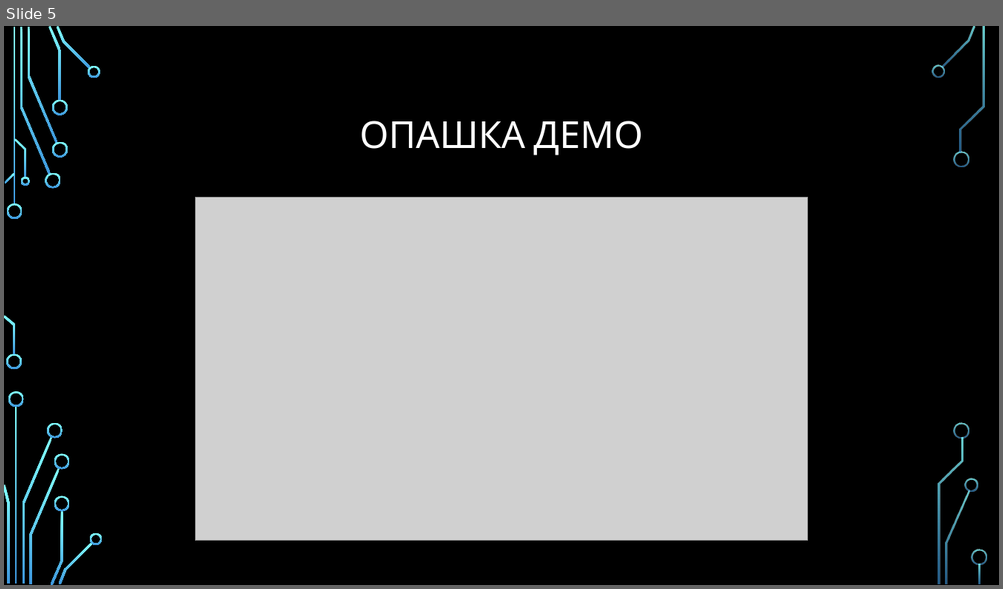
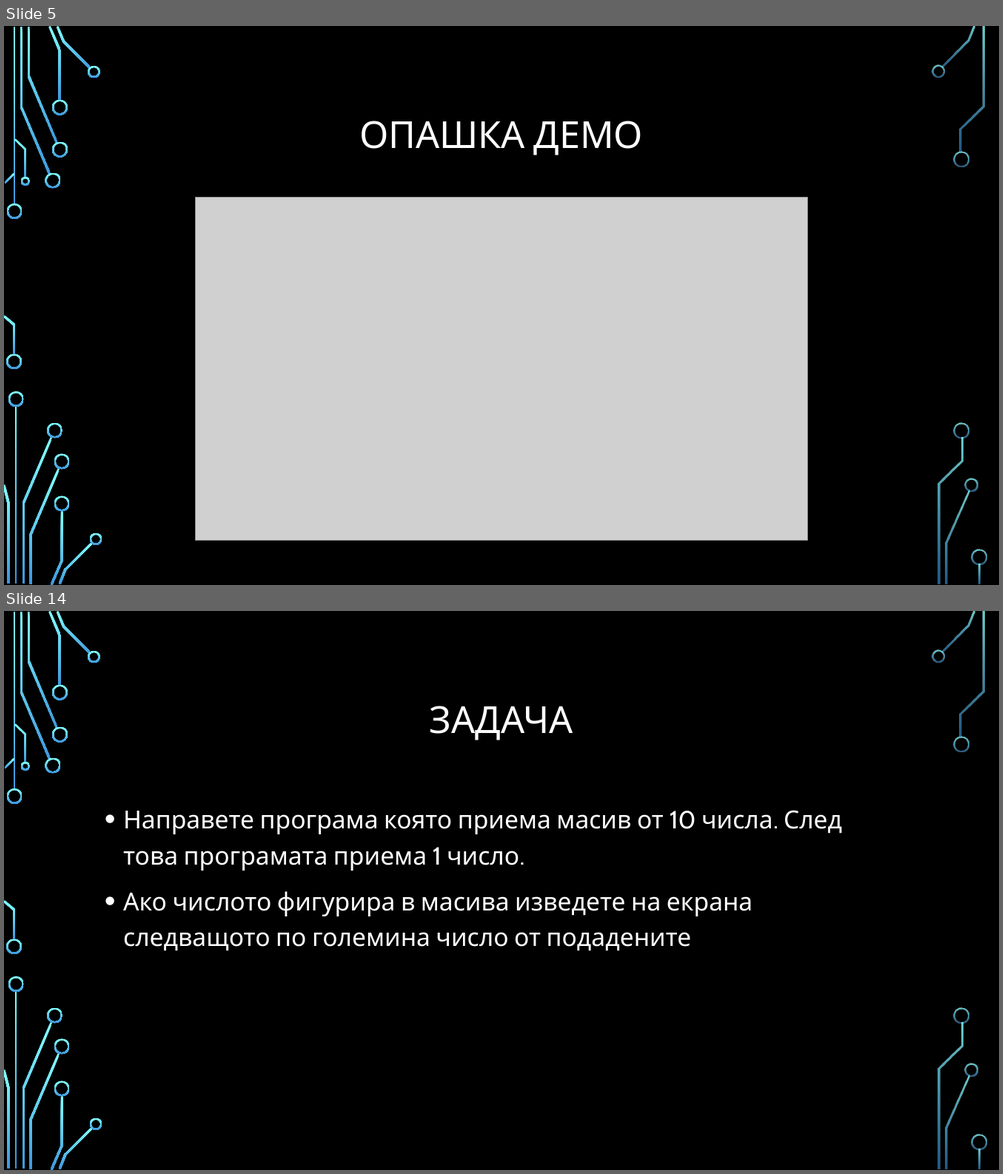
Before and after one commit to Bilyukov/java-course, a slide deck: 09.alorithms-and-data-structures.pptx. Shown one above the other, each under a label of ours: slide 5 before the commit, slides 5 and 14 after it; the slides between them are not shown. The pictures are 1003x589 and 1003x1174 pixels, drawn with LibreOffice and Linux fonts; fonts in the diff are those of the drawing; grey boxes stand for pictures; background and template pictures are left out. Boxes give left, top, right and bottom in pixels: in the first picture for what was removed or moved away, otherwise in the second. Text is boxed around its words. In the diff, an @@ line names an element or a change of style, - is before the commit and + after.

```diff
--- a/09.alorithms-and-data-structures.pptx
+++ b/09.alorithms-and-data-structures.pptx
@@ slide 14 added at (4, 611, 999, 1170), background picture (left out); not listed: 36 template elements that a slide beside it also shows @@
@@ title added at (430, 706, 573, 741), 36 pt, text #FFFFFF @@
+ЗАДАЧА
@@ text added at (123, 810, 842, 951), 24 pt, text #FFFFFF @@
+• Направете програма която приема масив от 10 числа. След това програмата приема 1 число.
+• Ако числото фигурира в масива изведете на екрана следващото по големина число от подадените
```
Also in this commit, not shown: 17 other slides added, 7 other files.
